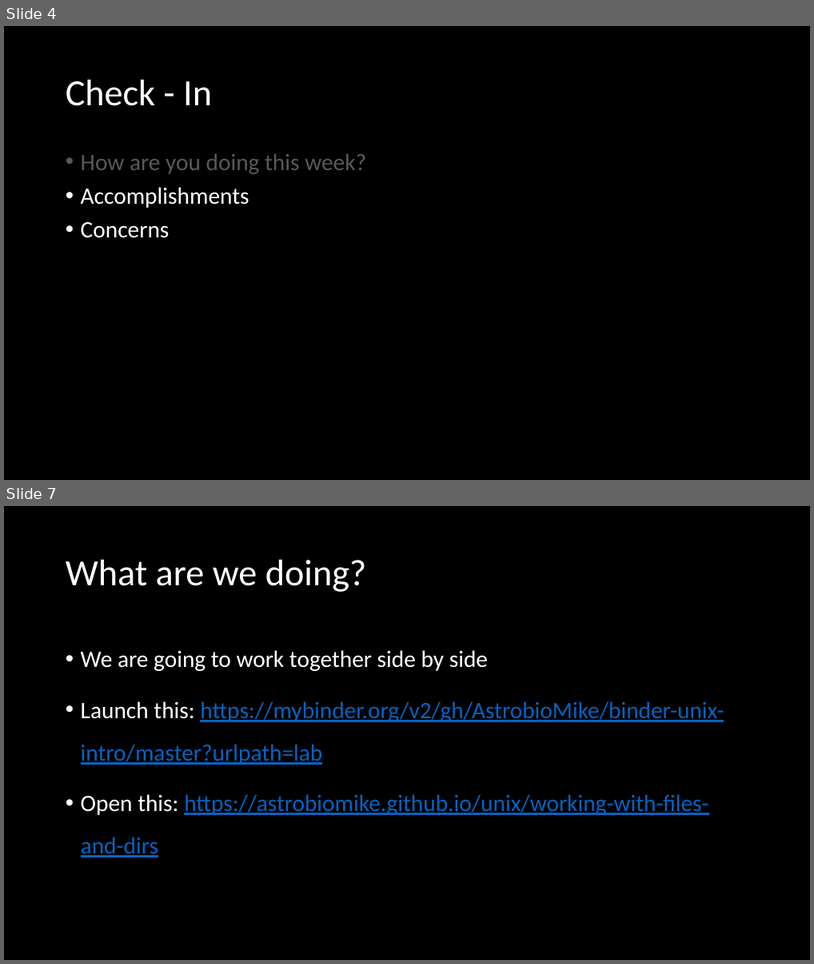
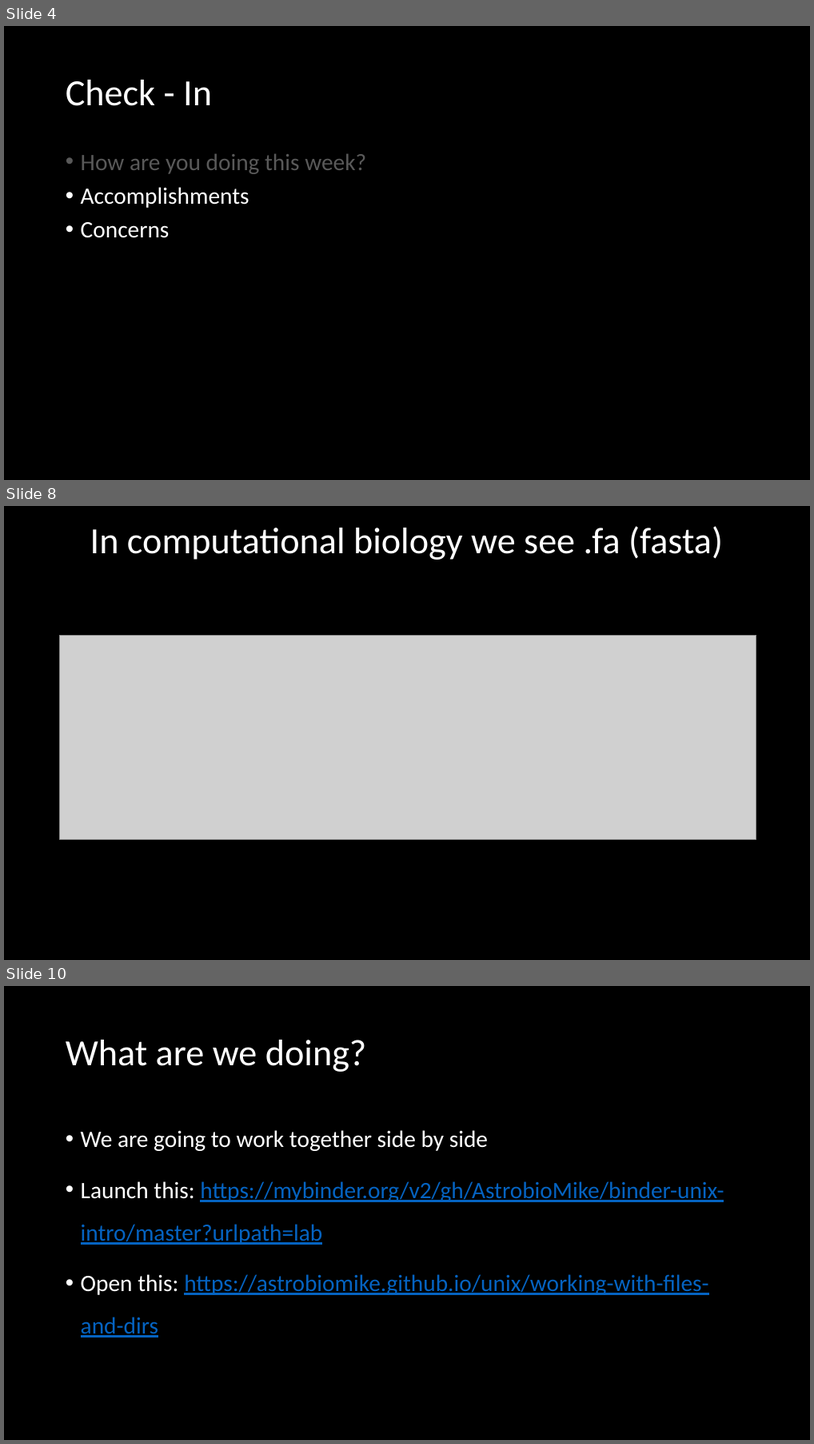
Before and after one commit to madmolecularman/MARC-Summer-2020, a slide deck: resources/coding/coding_necessities_2.pptx. Shown one above the other, each under a label of ours: slides 4 and 7 before the commit, slides 4, 8 and 10 after it; the slides between them are not shown. The pictures are 814x964 and 814x1444 pixels, drawn with LibreOffice and Linux fonts; fonts in the diff are those of the drawing; grey boxes stand for pictures. Boxes give left, top, right and bottom in pixels: in the first picture for what was removed or moved away, otherwise in the second. Text is boxed around its words. In the diff, an @@ line names an element or a change of style, - is before the commit and + after.

```diff
--- a/resources/coding/coding_necessities_2.pptx
+++ b/resources/coding/coding_necessities_2.pptx
@@ slide 8 added at bbox=[4, 506, 810, 960], background #000000 @@
@@ title added at bbox=[90, 526, 723, 560], 44 pt, text #FFFFFF @@
+In computational biology we see .fa (fasta)
@@ picture added at bbox=[60, 635, 757, 840] @@
@@ what was slide 7 is now slide 10 @@
```
Also in this commit, not shown: 5 slides changed, 3 other slides added, 3 slides removed, 1 other file.
